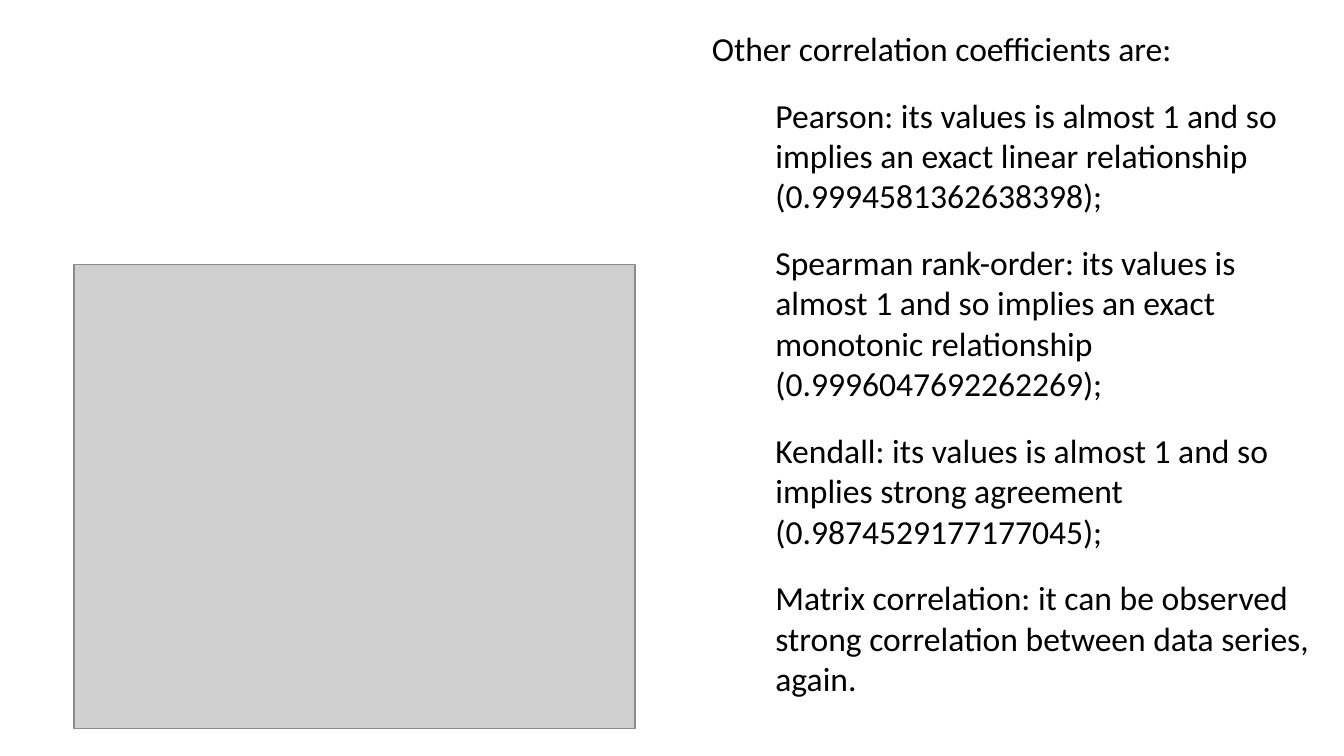
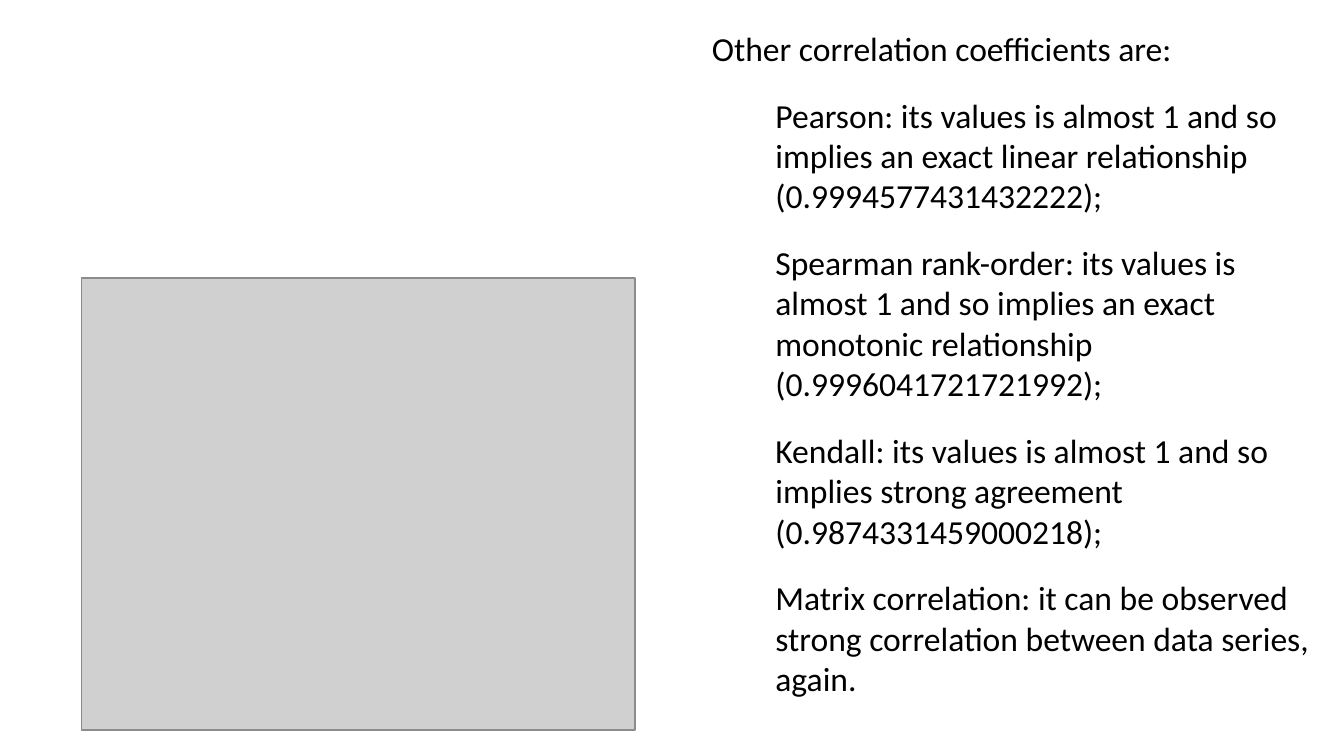
Before and after one commit to GabriM97/CryptoWolf, a slide deck: slide 40 of Student Presentation/Student_Presentation.odp (slide 38 before the commit). Drawn at 1344x756 pixels with LibreOffice and Linux fonts; fonts in the diff are those of the drawing; grey boxes stand for pictures; background and template pictures are left out. Boxes give left, top, right and bottom in pixels: in the first picture for what was removed or moved away, otherwise in the second. Text is boxed around its words. In the diff, an @@ line names an element or a change of style, - is before the commit and + after.

```diff
--- a/Student Presentation/Student_Presentation.odp
+++ b/Student Presentation/Student_Presentation.odp
@@ text at (x1=775, y1=104, x2=1277, y2=549): text changed @@
-➔ Pearson: its values is almost 1 and so implies an exact linear relationship (0.9994581362638398);
-➔ Spearman rank-order: its values is almost 1 and so implies an exact monotonic relationship (0.9996047692262269);
-➔ Kendall: its values is almost 1 and so implies strong agreement (0.9874529177177045);
+➔ Pearson: its values is almost 1 and so implies an exact linear relationship (0.9994577431432222);
+➔ Spearman rank-order: its values is almost 1 and so implies an exact monotonic relationship (0.9996041721721992);
+➔ Kendall: its values is almost 1 and so implies strong agreement (0.9874331459000218);
@@ picture resized from (x1=74, y1=265, x2=634, y2=728) to (x1=81, y1=278, x2=634, y2=730) @@
```
Also in this commit, not shown: 9 other slides changed, 2 slides added, 3 other files.
